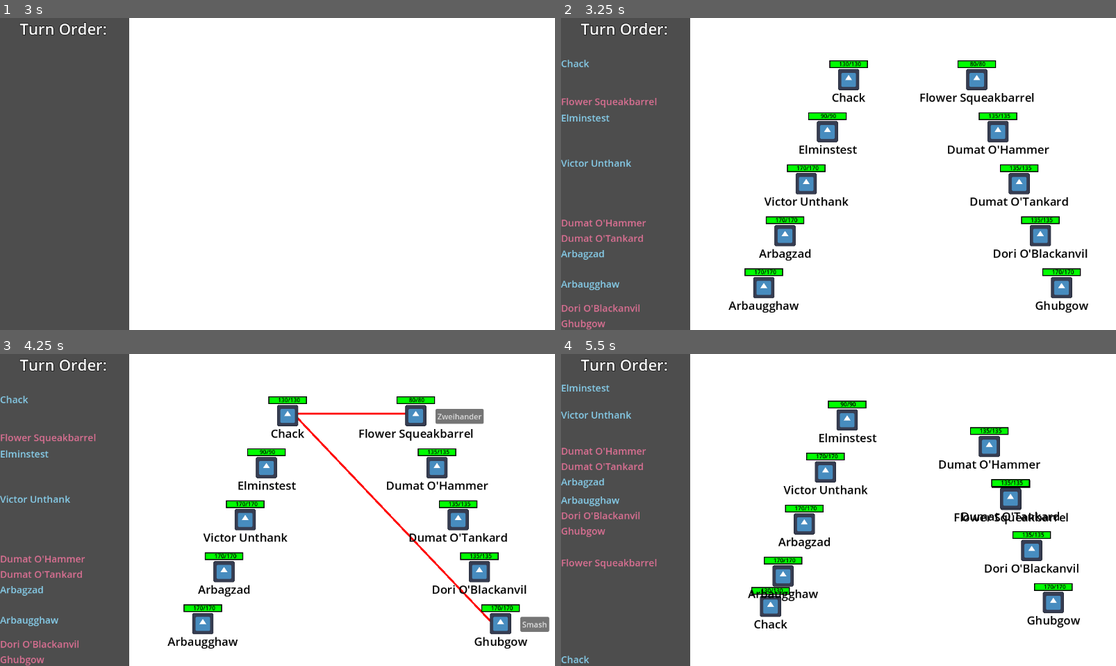
Above: before the commit, frames 1-4 (two rows, left to right).
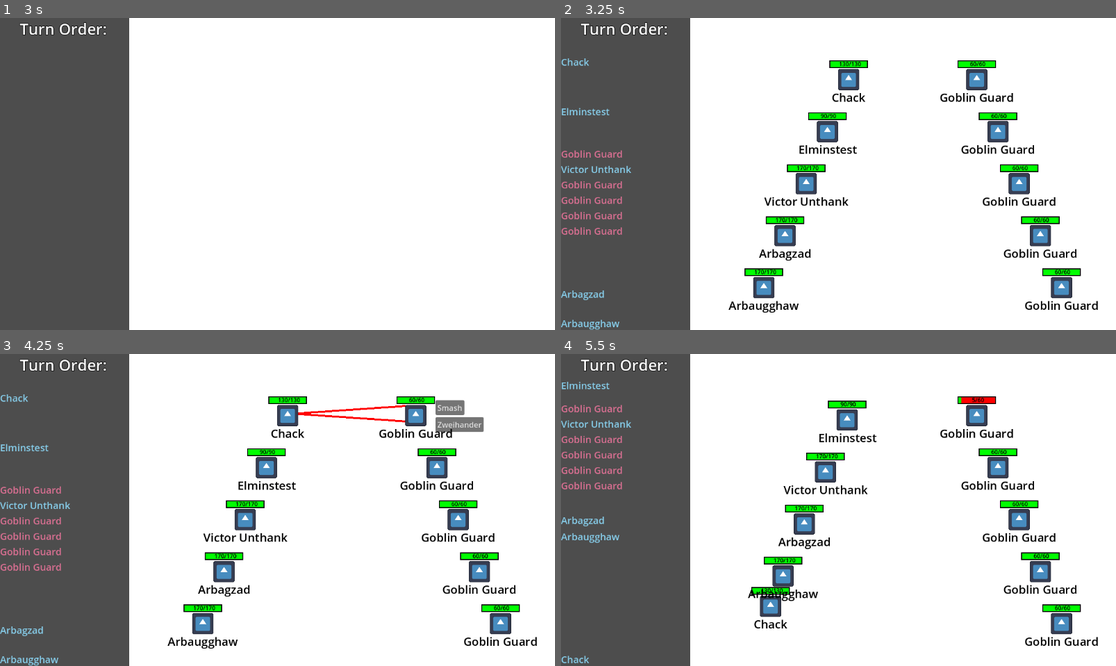
Above: after the commit, the same moments.

Repository: Habidakus/wild-jam-78-erase
Game: Godot game, scene res://Scenes/main.tscn
Two runs of this game, one before a commit and one after it. Both use one fixed random seed, a clock stepped at 60 frames per second and the inputs below. The engine's default icon, where the game draws it, is replaced by a stand-in: a white triangle on a blue panel in a dark square.
Inputs (mouse positions are in pixels of both pictures, inside the frame that each line leads up to):
- Up to frame 1 (3 s): tap Enter at 0.5, 2, 2.75 s; move the mouse to (399, 158) at 0.52 s; click (399, 158) at 0.67 s; click "Play" at 1.25 s; move the mouse to (166, 189) at 2.02 s; click (166, 189) at 2.17 s; move the mouse to (333, 105) at 2.77 s; click (333, 105) at 2.92 s
- Up to frame 2 (3.25 s): no input
- Up to frame 3 (4.25 s): tap Space at 3.5 s; move the mouse to (249, 572) at 3.52 s; click (249, 572) at 3.67 s
- Up to frame 4 (5.5 s): click "Zweihander" at 4.25 s; move the mouse to (1005, 556) at 5.02 s; click (1005, 556) at 5.17 s

Frame 1 is identical in both runs. In frame 2, 4.0% of the frame differs, in the area x 0-97%, y 12-100%; in frame 3, 5.6%; in frame 4, 7.1%, in the area x 0-97%, y 8-94%.

Commit message:
Switched over the gate guards to be simple goblins

Diff:
--- a/Scripts/attack_stats.gd
+++ b/Scripts/attack_stats.gd
@@ -121,7 +121,7 @@
 		ret_val += ", single use"
 	if cooldown:
 		ret_val += ", cooldown"
-	if tiring > 0:
+	if tiring > 1:
 		ret_val += ", tiring"
 	if speed_multiple > 1:
 		ret_val += ", slow"
--- a/Scripts/game.gd
+++ b/Scripts/game.gd
@@ -51,7 +51,7 @@
 func initialize_foes() -> void:
 	foes.clear()
 	for i in range(0, 5):
-		foes.append(UnitStats.create_random(rnd, UnitStats.Side.COMPUTER))
+		foes.append(UnitStats.create_foes__goblin(rnd))
 
 func calculate_elo() -> void:
 	var human_calculus : String
--- a/Scripts/unit_mod.gd
+++ b/Scripts/unit_mod.gd
@@ -93,6 +93,12 @@
 	ret_val += halfling_last_suffix[rnd.randi_range(0, halfling_last_suffix.size() - 1)]
 	return ret_val
 
+static var s_rusty_sword_attack : AttackStats = AttackStats.create("Rusty Sword", AttackStats.AttackTarget.TWO_FARTHEST_FROM_DEATH).adjust_damage(0.8).tires(1.1)
+
+static var s_species_goblin : UnitMod = create("Goblin").add_health(-40)
+static var s_occupation_guard : UnitMod = create("Guard").add_armor(5)
+static var s_equipment_guard_gear : UnitMod = create("Rusty Sword").set_attack(s_rusty_sword_attack)
+
 static var s_sling_attack : AttackStats = AttackStats.create("Sling", AttackStats.AttackTarget.ANY).adjust_damage(0.8).adjust_speed(0.9)
 static var s_short_sword_attack : AttackStats = AttackStats.create("Short Sword", AttackStats.AttackTarget.FIRST_TWO).adjust_speed(0.95)
 
--- a/Scripts/unit_stats.gd
+++ b/Scripts/unit_stats.gd
@@ -19,6 +19,12 @@
 
 static var next_id : int = 1
 static var noise : RandomNumberGenerator = RandomNumberGenerator.new()
+
+static func create_foes__goblin(rnd : RandomNumberGenerator) -> UnitStats:
+	var ret_val : UnitStats = UnitStats.new()
+	ret_val.init(UnitMod.s_species_goblin, UnitMod.s_occupation_guard, UnitMod.s_equipment_guard_gear, UnitStats.Side.COMPUTER, rnd)
+	ret_val.unit_name = "Goblin Guard"
+	return ret_val
 
 static func create_random(rnd : RandomNumberGenerator, _side : UnitStats.Side) -> UnitStats:
 	var ret_val : UnitStats = UnitStats.new()
